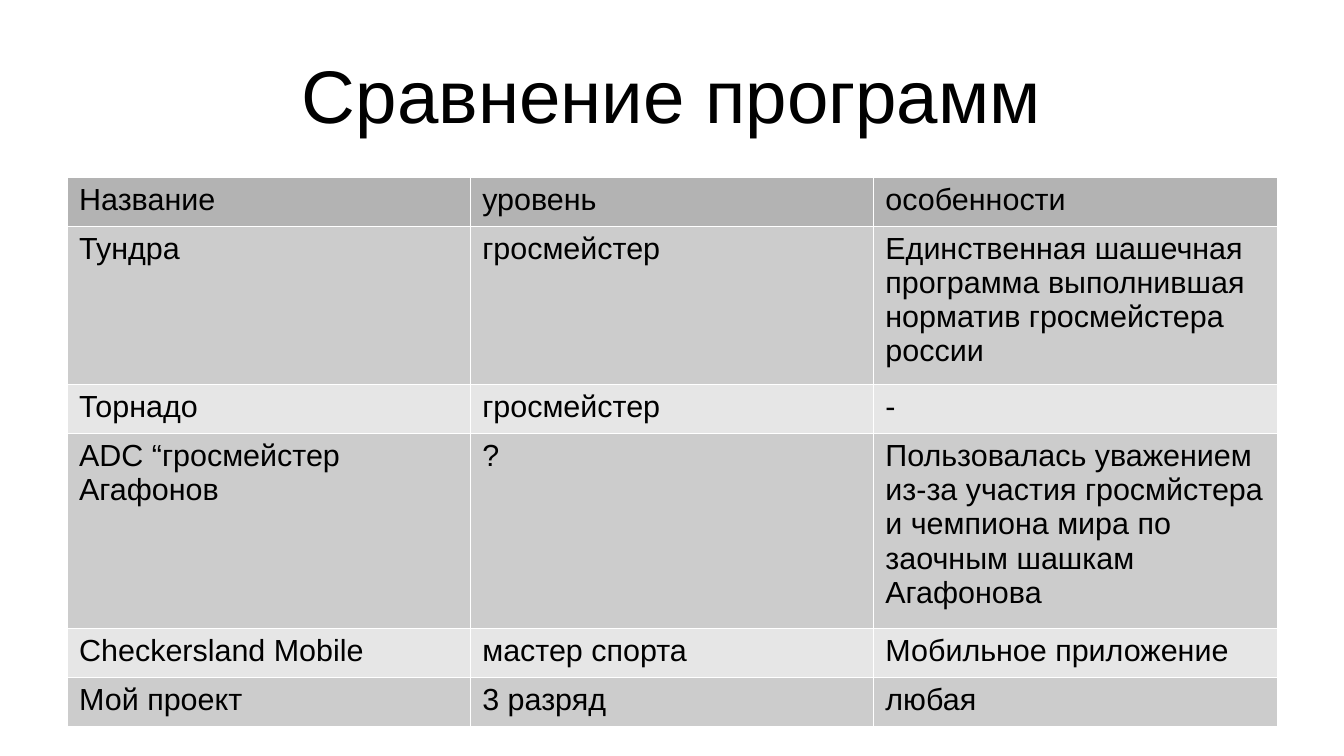
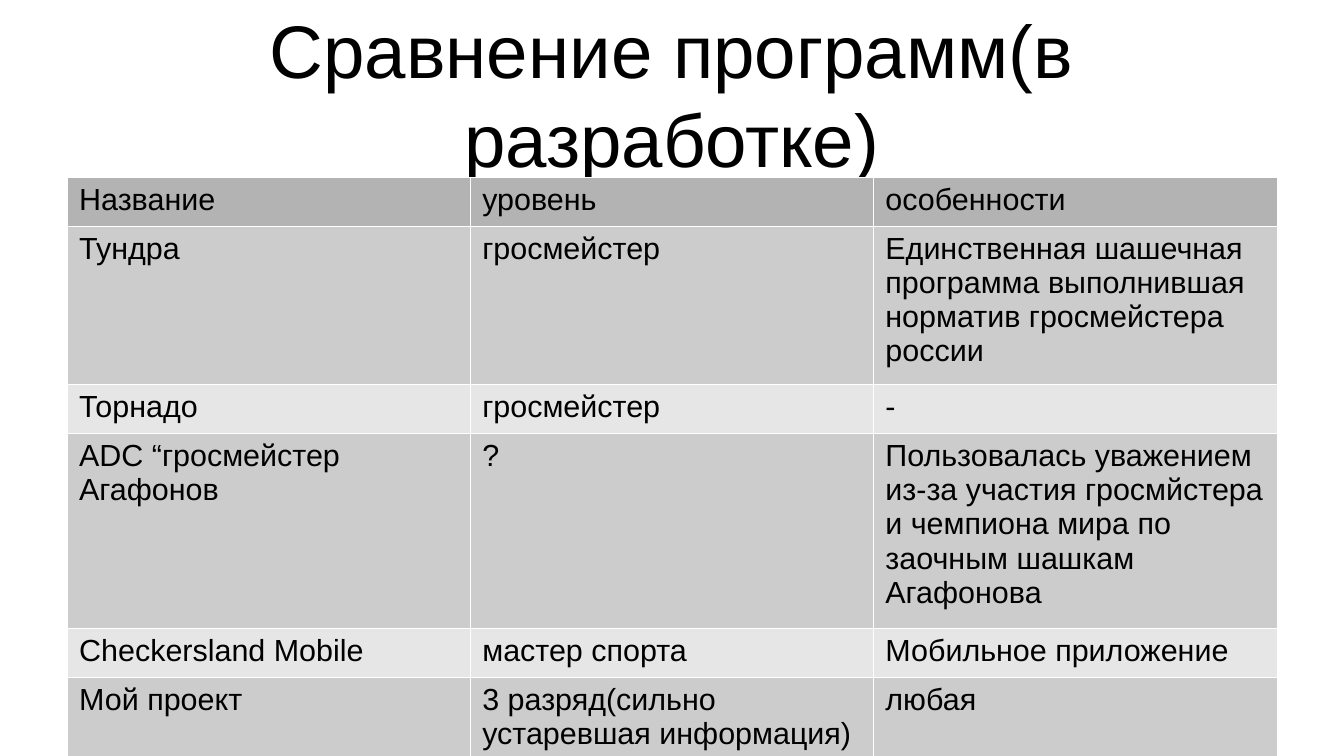
Before and after one commit to iv4n-t3a/checkers-engine, a slide deck: slide 10 of doc/presentation.odp. Drawn at 1344x756 pixels with LibreOffice and Linux fonts; fonts in the diff are those of the drawing. Boxes give left, top, right and bottom in pixels: in the first picture for what was removed or moved away, otherwise in the second. Text is boxed around its words. In the diff, an @@ line names an element or a change of style, - is before the commit and + after.

```diff
--- a/doc/presentation.odp
+++ b/doc/presentation.odp
@@ title at (270, 24, 1073, 181): text changed @@
-Сравнение программ
+Сравнение программ(в разработке)
@@ table at (67, 177, 1278, 754) @@
-row 6, column 2: 3 разряд
+row 6, column 2: 3 разряд(сильно устаревшая информация)
```
Also in this commit, not shown: 6 other slides changed, 3 slides added, 1 slide removed, 7 other files.
